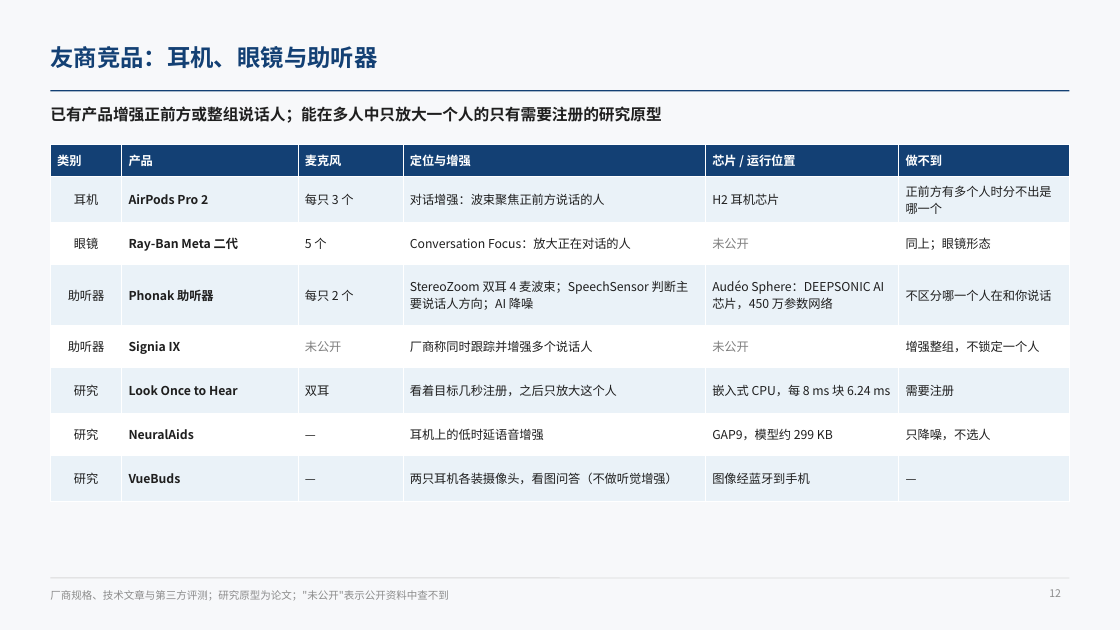
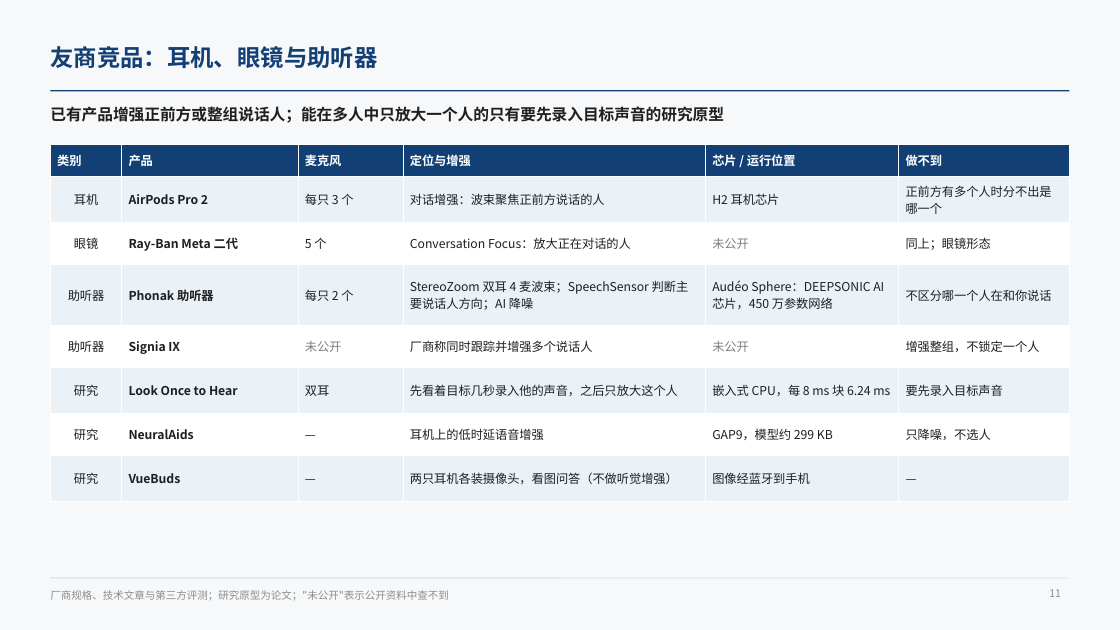
Before and after one commit to ZeroFoxxi/ssl-scene1, a slide deck: slide 11 of 02_耳机声源定位/耳机摄像头听觉辅助_声源定位与波束成形技术总结.pptx (slide 12 before the commit). Drawn at 1120x630 pixels with LibreOffice and Linux fonts; fonts in the diff are those of the drawing. Boxes give left, top, right and bottom in pixels: in the first picture for what was removed or moved away, otherwise in the second. Text is boxed around its words. In the diff, an @@ line names an element or a change of style, - is before the commit and + after.

```diff
--- a/02_耳机声源定位/耳机摄像头听觉辅助_声源定位与波束成形技术总结.pptx
+++ b/02_耳机声源定位/耳机摄像头听觉辅助_声源定位与波束成形技术总结.pptx
@@ text at (50,106,724,123): text changed @@
-已有产品增强正前方或整组说话人；能在多人中只放大一个人的只有需要注册的研究原型
+已有产品增强正前方或整组说话人；能在多人中只放大一个人的只有要先录入目标声音的研究原型
@@ table at (50,145,1070,488) @@
-row 6, column 4: 看着目标几秒注册，之后只放大这个人
+row 6, column 4: 先看着目标几秒录入他的声音，之后只放大这个人
-row 6, column 6: 需要注册
+row 6, column 6: 要先录入目标声音
```
Also in this commit, not shown: 8 other slides changed, 2 other files.
